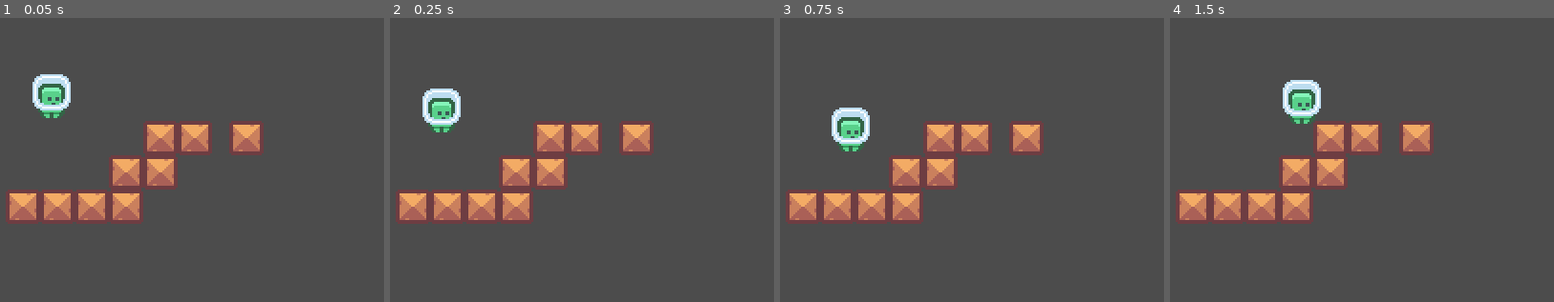
Above: before the commit, frames 1-4 (left to right).
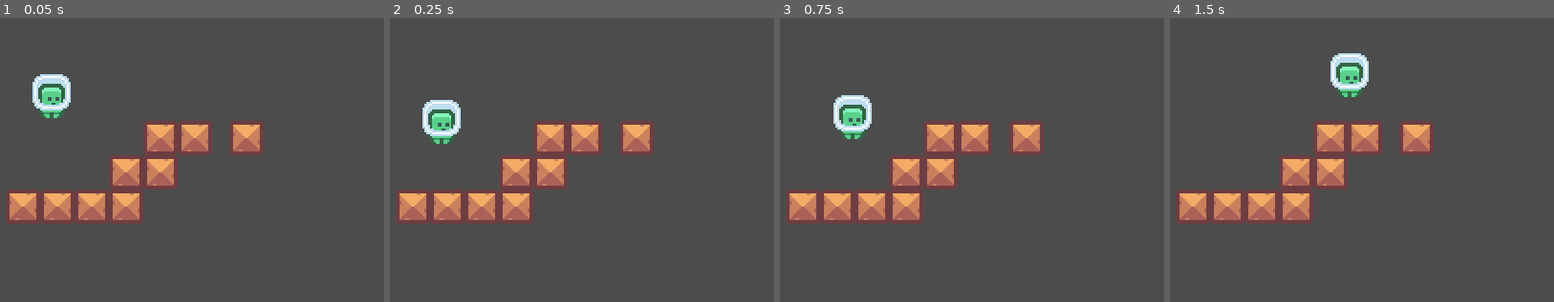
Above: after the commit, the same moments.

Repository: woliveira82/godot-pixel-plataformer
Game: Godot game, scene res://game/World.tscn
Two runs of this game, one before a commit and one after it. Both use one fixed random seed, a clock stepped at 60 frames per second and the inputs below.
Inputs:
- Up to frame 1 (0.05 s): no input
- Up to frame 2 (0.25 s): no input
- Up to frame 3 (0.75 s): hold Right (ui_right) from 0.53 s (still down); hold Up (ui_up) from 0.53 s (still down)
- Up to frame 4 (1.5 s): keep holding Right (ui_right); release Up (ui_up) at 1.28 s; tap Up (ui_up) at 1.35 s

Frame 1 is identical in both runs. In frame 2, 1.5% of the frame differs, in the area x 8-19%, y 24-45%; in frame 3, 1.6%; in frame 4, 2.6%, in the area x 29-52%, y 12-38%.

Commit message:
feat: smooth character controls

Diff:
--- a/game/Player.gd
+++ b/game/Player.gd
@@ -1,4 +1,13 @@
 extends KinematicBody2D
+
+export(int) var JUMP_FORCE = -160
+export(int) var JUMP_RELEASE_FORCE = -40
+export(int) var MAX_SPEED = 75
+export(int) var ACCELERATION = 10
+export(int) var FRICTION = 10
+export(int) var GRAVITY = 5
+export(int) var ADDITIONAL_FALL_GRAVITY = 2
+
 
 var velocity = Vector2.ZERO
 
@@ -8,15 +17,37 @@
 
 
 func _physics_process(delta):
-	velocity.y += 4
-	if Input.is_action_pressed("ui_right"):
-		velocity.x = 50
-	elif Input.is_action_pressed("ui_left"):
-		velocity.x = -50
+	apply_gravity()
+	var input = Vector2.ZERO
+	input.x = Input.get_action_strength("ui_right") - Input.get_action_strength("ui_left")
+
+	if input.x == 0:
+		apply_friction()
+
 	else:
-		velocity.x = 0
+		apply_acceleration(input.x)
 
-	if Input.is_action_just_pressed("ui_up"):
-		velocity.y = -120
+	if is_on_floor():
+		if Input.is_action_pressed("ui_up"):
+			velocity.y = JUMP_FORCE
 
-	velocity = move_and_slide(velocity)
+	else:
+		if Input.is_action_just_released("ui_up") and velocity.y < JUMP_RELEASE_FORCE:
+			velocity.y = JUMP_RELEASE_FORCE
+
+		if velocity.y > 0:
+			velocity.y += ADDITIONAL_FALL_GRAVITY
+
+	velocity = move_and_slide(velocity, Vector2.UP)
+
+
+func apply_gravity():
+	velocity.y += GRAVITY
+
+
+func apply_friction():
+	velocity.x = move_toward(velocity.x, 0, FRICTION)
+
+
+func apply_acceleration(amount):
+	velocity.x = move_toward(velocity.x, MAX_SPEED * amount, ACCELERATION)
